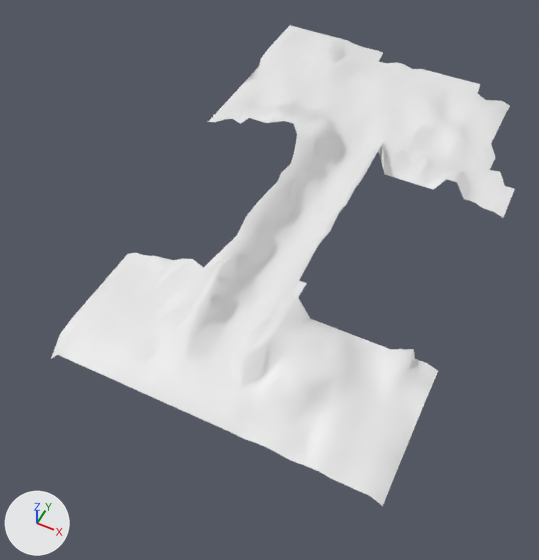
The COLLADA model assets/3rd_party/models/terrain_and_debris/sponza_debris_textured.dae, before and after one commit.
Camera for both pictures: a camera (50 mm lens) standing at (368.0, -1851.0, 1088.0) and looking at (-111.0, -893.0, -110.0). Lighting does not change. The marker at lower left points along +X, +Y and +Z. Where no turn or scale is listed for an object, it has been applied to the vertices.
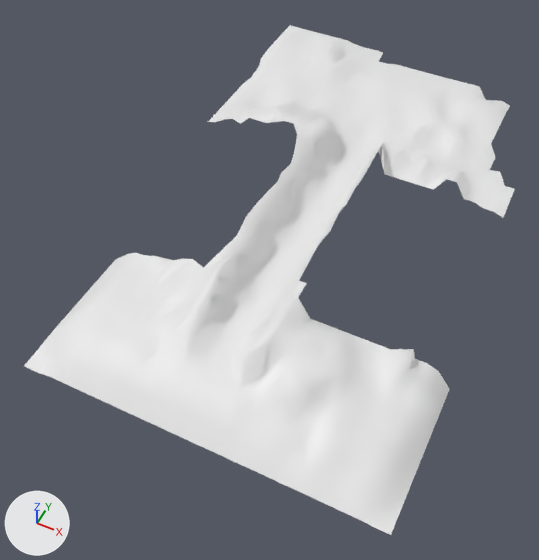
Where the change shows, as pixel boxes [x1, y1, x2, y2] in the pictures (539 x 560 px):
'Plane', reshaped (6% taller): before [51, 25, 515, 506]; after [24, 25, 515, 535]
part 1 of me_plane, added: after [24, 254, 449, 535]
part 2 of me_plane, built on: before [387, 62, 480, 95]; after [387, 64, 486, 100]

Edits to the bpy script that builds the scene:
```text
Change me_plane:
    used by ob_plane; location = (0.0, 0.0, 0.0)
    verts and faces of me_plane; kept vertices keep their numbers, new ones are numbered from 668
    before: 117 (135.0, -192.0, -3.0) at pixel (482, 97), 464 (22.0, -136.0, -4.0) at pixel (446, 75), 465 (45.0, -136.0, -4.0) at pixel (454, 77), 490 (-46.0, -136.0, -4.0) at pixel (421, 68), 611 (143.0, -188.0, -10.0) at pixel (485, 99)
    before: 634 (-23.0, -136.0, -4.0) at pixel (429, 70), 638 (90.0, -136.0, -4.0) at pixel (471, 81), 639 (119.0, -181.0, -3.0) at pixel (477, 93), 642 (-114.0, -136.0, -4.0) at pixel (396, 62), 643 (-91.0, -136.0, -4.0) at pixel (404, 64)
    before: 649 (67.0, -136.0, -4.0) at pixel (463, 79), 658 (-1.0, -136.0, -4.0) at pixel (437, 73), 660 (113.0, -136.0, -4.0) at pixel (480, 84)
    remove me_plane.from_pydata(...)  # 668 vertices, 1176 faces; spans x -448.0..294.0, y -1300.0..-91.0, z -49.0..80.0
    add me_plane.from_pydata(...)  # 715 vertices, 1266 faces; spans x -448.0..322.0, y -1335.0..-91.0, z -50.0..80.0
    me_plane part 1
    19 vertices are added at x -399.0..322.0, y -1335.0..-1035.0, z -50.0..-44.0
    18 new vertices lie (0.0, -35.0, -23.0) away from vertices in x -340.0..158.0, y -1300.0, z -22.0
    6 new vertices lie (-36.0, 0.0, -34.0) away from vertices in x -363.0, y -1224.0..-1035.0, z -13.0
    5 new vertices lie (0.0, -35.0, -20.0) away from vertices in x 135.0..271.0, y -1300.0, z -26.0
    90 new faces join them
    me_plane part 2
    add delete_vertices([660])  # with the faces that use them
    add for i in [464, 465, 490, 634, 638, 649, 658]: verts[i] += (0.0, 0.0, -7.0)
    add verts[642] = (-114.0, -136.0, -10.0)  # moved, pixel (396, 64)
    add verts[643] = (-91.0, -136.0, -10.0)  # moved, pixel (404, 66)
    add verts[700] = (113.0, -136.0, -11.0)  # pixel (479, 86)
    add faces += [(638, 639, 700), (117, 611, 639), (611, 700, 639)]
```
